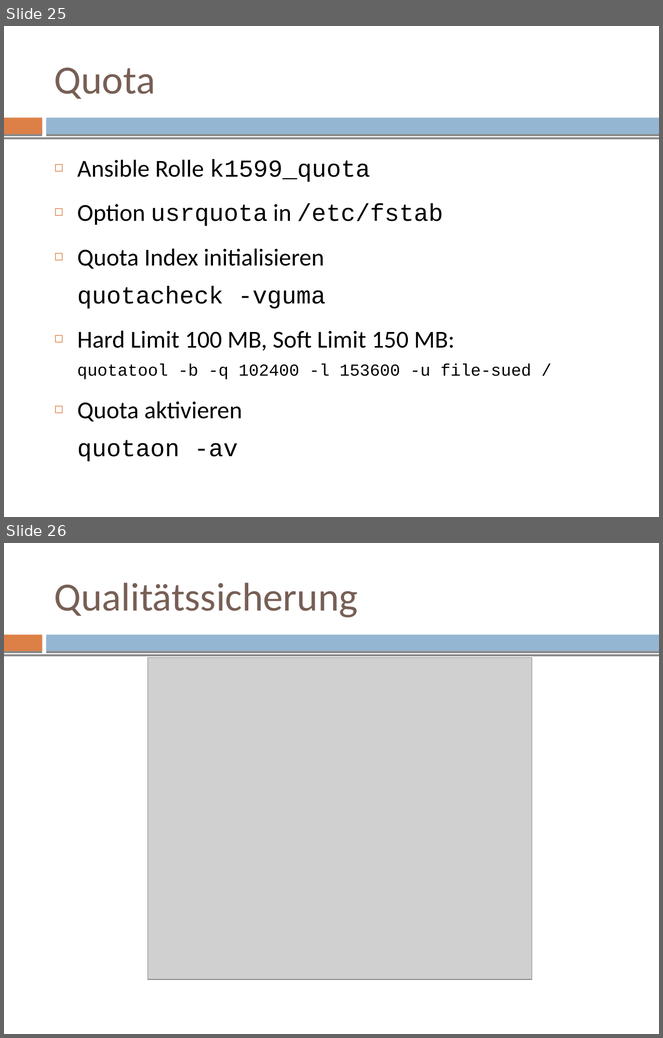
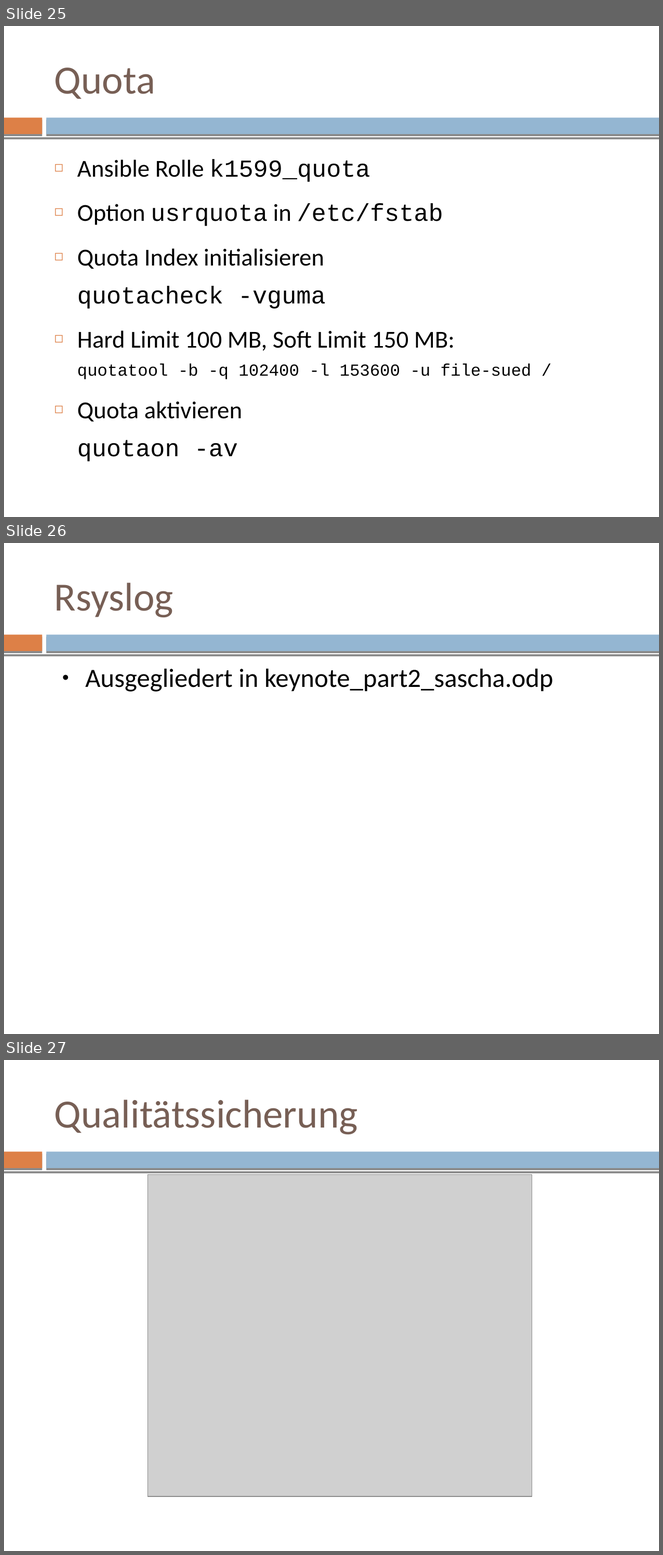
Before and after one commit to mvw/Wilddiebe10, a slide deck: keynote/keynote.odp. Shown one above the other, each under a label of ours: slides 25 and 26 before the commit, slides 25, 26 and 27 after it. The pictures are 663x1038 and 663x1555 pixels, drawn with LibreOffice and Linux fonts; fonts in the diff are those of the drawing; grey boxes stand for pictures. Boxes give left, top, right and bottom in pixels: in the first picture for what was removed or moved away, otherwise in the second. Text is boxed around its words. In the diff, an @@ line names an element or a change of style, - is before the commit and + after.

Commit message:
keynote: Add rsyslog part of keynote as part2 of sascha

```diff
--- a/keynote/keynote.odp
+++ b/keynote/keynote.odp
@@ slide 26 added at (4,543,659,1034), background #FFFFFF; not listed: 3 template elements that a slide beside it also shows @@
@@ title added at (54,583,174,617), 44 pt, text #775F55 @@
+Rsyslog
@@ text added at (85,668,554,692), 29 pt, text #000000 @@
+● Ausgegliedert in keynote_part2_sascha.odp
@@ what was slide 26 is now slide 27 @@
```
Also in this commit, not shown: 1 other slide added, 1 slide removed, 6 other files.
